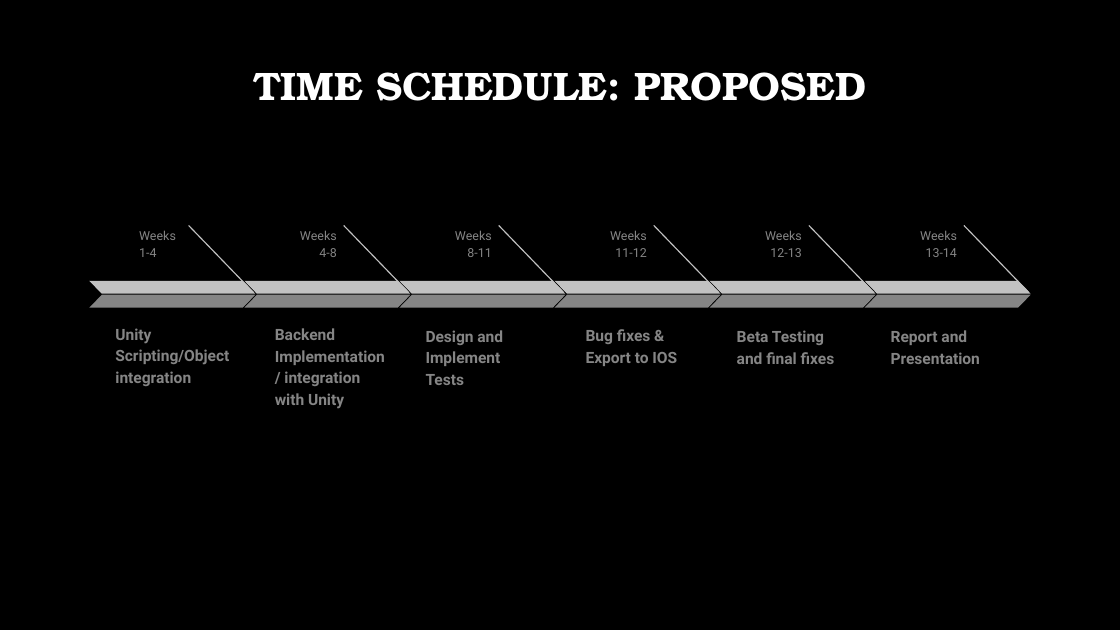
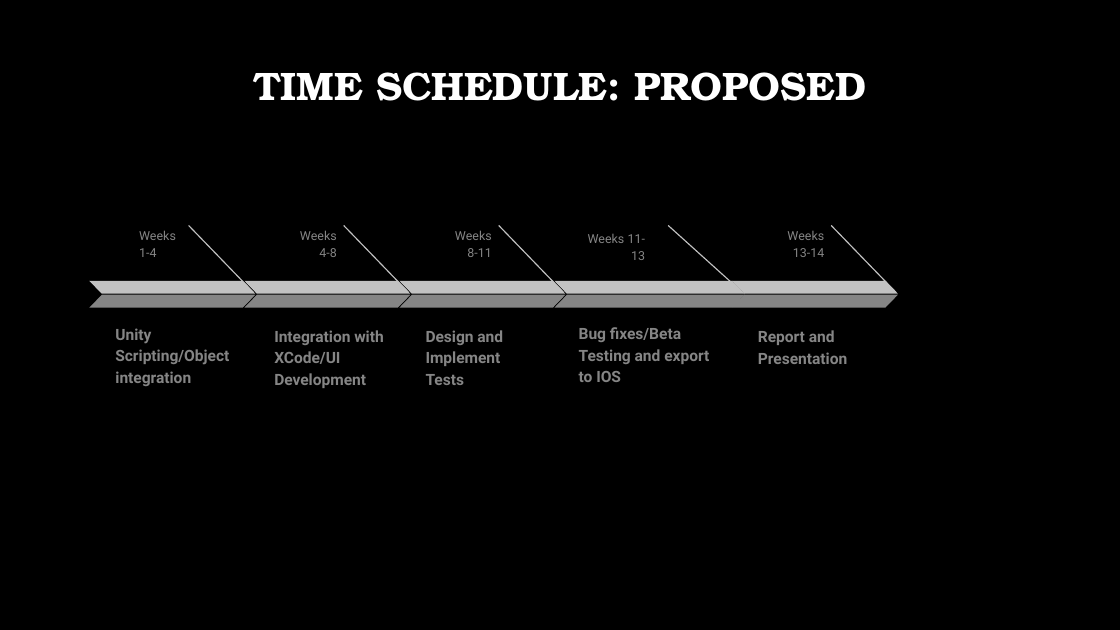
Before and after one commit to steveb1250/Devils_Grip_Proposal, a slide deck: slide 9 of CSC_520_Devils_Grip.pptx. Drawn at 1120x630 pixels with LibreOffice and Linux fonts; fonts in the diff are those of the drawing; background and template pictures are left out. Boxes give left, top, right and bottom in pixels: in the first picture for what was removed or moved away, otherwise in the second. Text is boxed around its words. In the diff, an @@ line names an element or a change of style, - is before the commit and + after.

```diff
--- a/CSC_520_Devils_Grip.pptx
+++ b/CSC_520_Devils_Grip.pptx
@@ text at <box>588,234,645,260</box>: text changed @@
-Weeks 12-13
+Weeks 11-13
@@ line moved from (809, 225) - (874, 292) to (669, 225) - (743, 292) @@
@@ text "Weeks 13-14": place and size @@
-text "Weeks 13-14" at <box>920,231,957,257</box>
+text "Weeks 13-14" at <box>787,231,824,257</box>
@@ parallelogram: place and size @@
-parallelogram at <box>709,281,875,295</box>
+parallelogram at <box>554,281,745,295</box>
@@ parallelogram: place and size @@
-parallelogram at <box>709,295,875,308</box>
+parallelogram at <box>554,295,745,308</box>
@@ group removed at <box>554,225,720,308</box>: 2 parallelograms, 1 text, 1 line @@
-Weeks 11-12
@@ 2 parallelograms, 1 line: place and size @@
-2 parallelograms, 1 line at <box>865,225,1030,308</box>
+2 parallelograms, 1 line at <box>731,225,897,308</box>
@@ text at <box>579,327,709,382</box>: text changed @@
-Bug fixes & Export to IOS
+Bug fixes/Beta Testing and export to IOS
@@ text at <box>274,330,383,388</box>: text changed @@
-Backend Implementation/ integration with Unity
+Integration with XCode/UI Development
@@ text removed at <box>737,330,835,364</box> @@
-Beta Testing and final fixes
@@ text "Report and Presentation": place and size @@
-text "Report and Presentation" at <box>891,330,980,364</box>
+text "Report and Presentation" at <box>758,330,847,364</box>
```
Also in this commit, not shown: 3 other slides changed, 3 other files.
